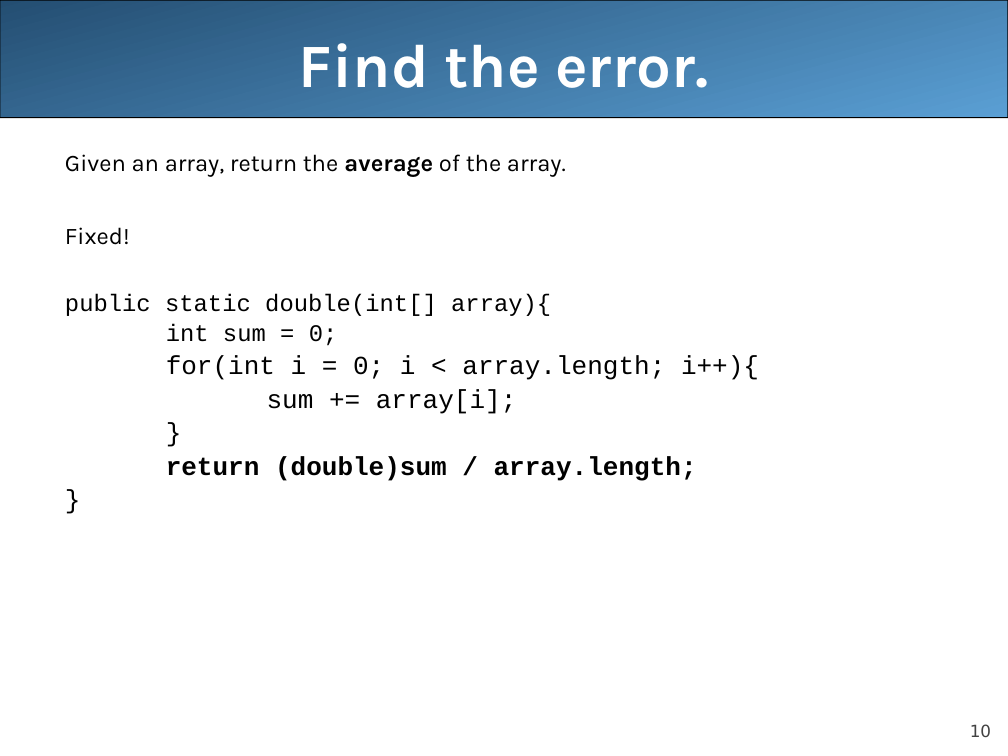
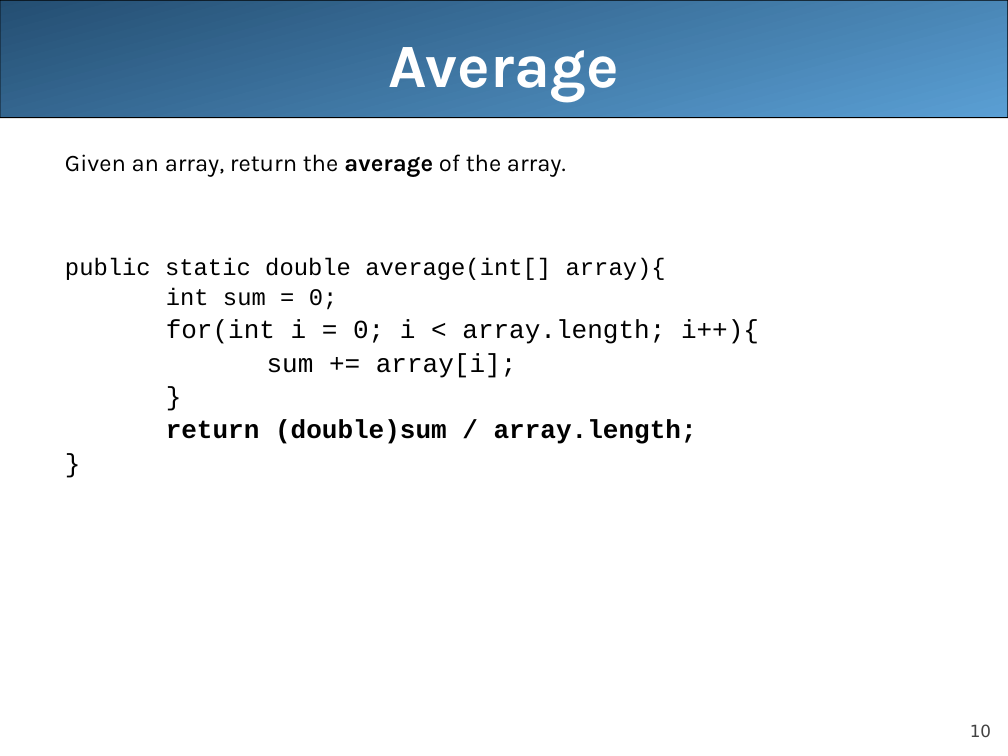
Before and after one commit to LongBaoNguyen/longbaonguyen.github.io, a slide deck: slide 10 of courses/apcsa/lecture17.ppt. Drawn at 1008x756 pixels with LibreOffice and Linux fonts; fonts in the diff are those of the drawing. Boxes give left, top, right and bottom in pixels: in the first picture for what was removed or moved away, otherwise in the second. Text is boxed around its words. In the diff, an @@ line names an element or a change of style, - is before the commit and + after.

```diff
--- a/courses/apcsa/lecture17.ppt
+++ b/courses/apcsa/lecture17.ppt
@@ title at <box>389,47,620,102</box>: text changed @@
-Find the error.
+Average
@@ text at <box>65,257,666,280</box>: text changed @@
-  Fixed!
-  public static double(int[] array){
+  public static double average(int[] array){
```
Also in this commit, not shown: 1 other slide changed, 3 other files.
